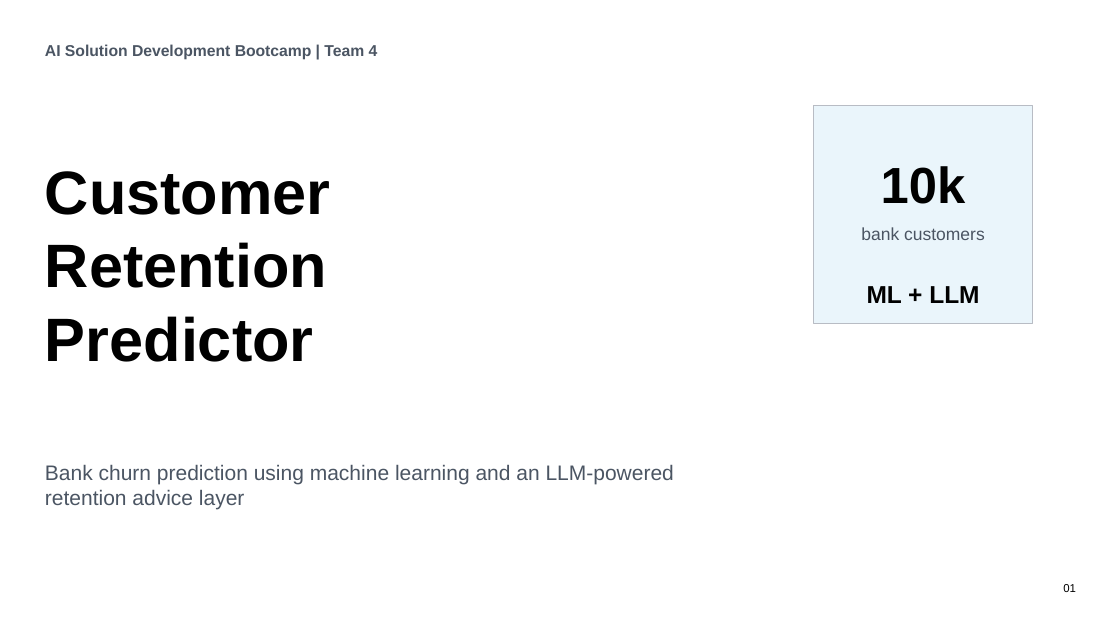
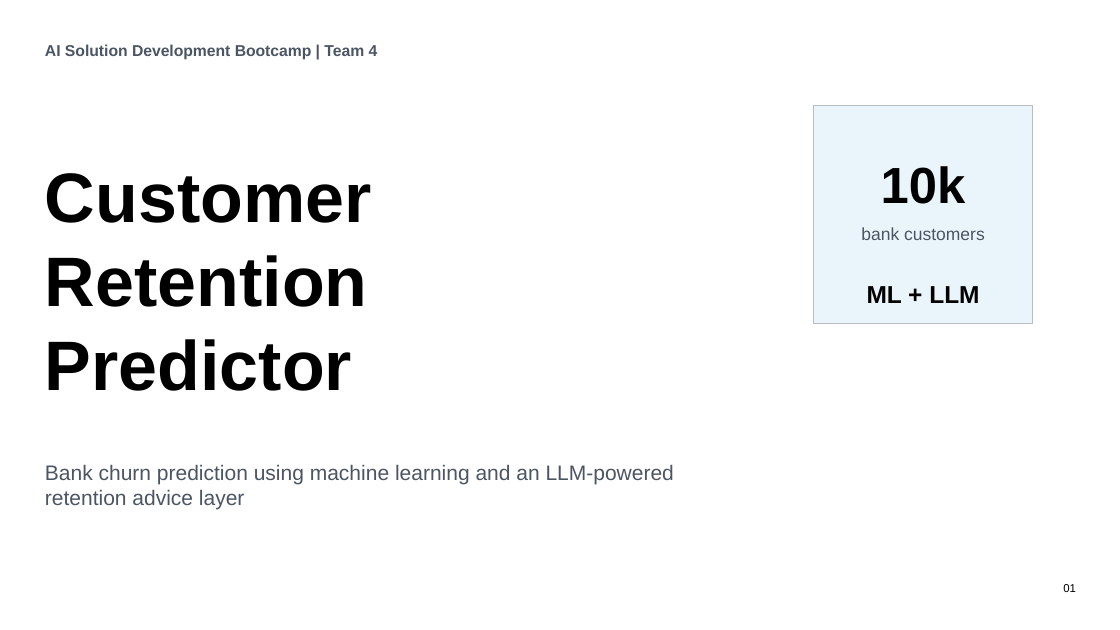
Before and after one commit to rashid7089/Customer_Retention_Predictor, a slide deck: slide 1 of Customer_Retention_Predictor_Presentation.pptx. Drawn at 1120x630 pixels with LibreOffice and Linux fonts; fonts in the diff are those of the drawing. Boxes give left, top, right and bottom in pixels: in the first picture for what was removed or moved away, otherwise in the second. Text is boxed around its words. In the diff, an @@ line names an element or a change of style, - is before the commit and + after.

```diff
--- a/Customer_Retention_Predictor_Presentation.pptx
+++ b/Customer_Retention_Predictor_Presentation.pptx
@@ text "Customer" at [45, 173, 372, 391]: size 52.5 to 60 pt @@
```
Also in this commit, not shown: 5 other slides changed, 1 slide added.
